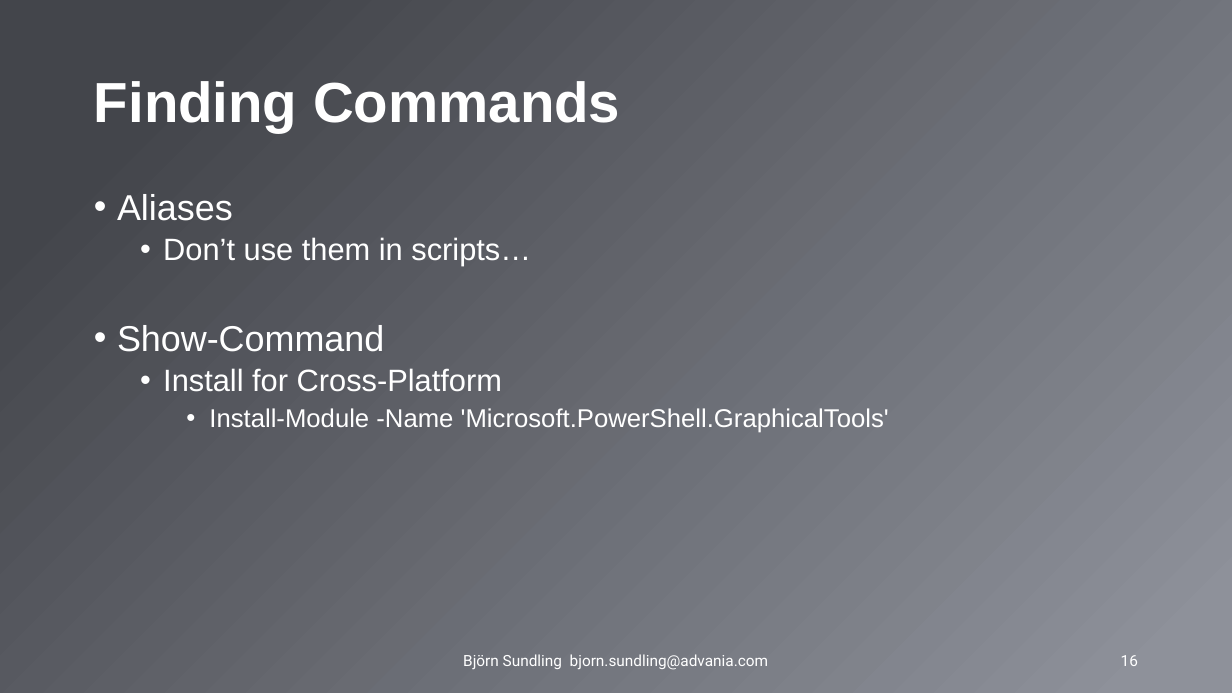
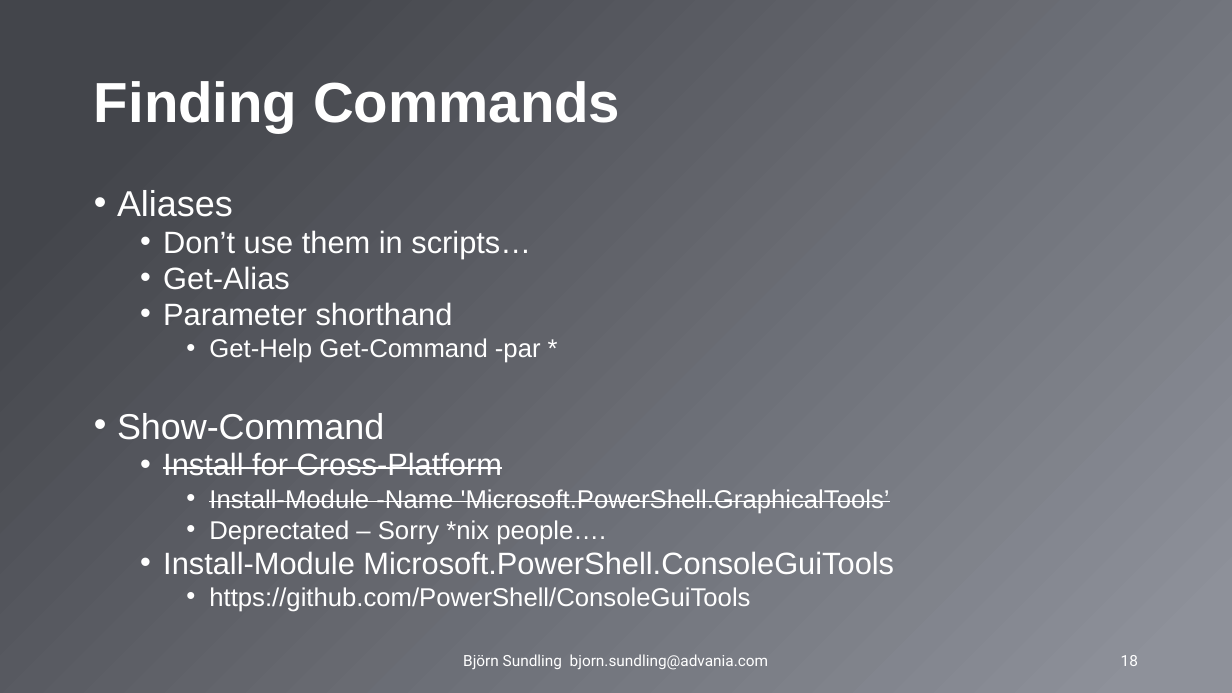
Before and after one commit to AdvaniaSE/PowerShellFundamentals, a slide deck: slide 18 of PowerShell Fundamentals.pptx (slide 16 before the commit). Drawn at 1232x693 pixels with LibreOffice and Linux fonts; fonts in the diff are those of the drawing; background and template pictures are left out. Boxes give left, top, right and bottom in pixels: in the first picture for what was removed or moved away, otherwise in the second. Text is boxed around its words. In the diff, an @@ line names an element or a change of style, - is before the commit and + after.

Commit message:
Update pptx

```diff
--- a/PowerShell Fundamentals.pptx
+++ b/PowerShell Fundamentals.pptx
@@ text at <box>117,190,531,476</box>: strikethrough on in "Install for Cross-Platform"; line spacing 0.9 to 0.8 @@
@@ text at <box>163,266,541,363</box>: paragraphs added @@
+  • Get-Alias
+  • Parameter shorthand
+    • Get-Help Get-Command -par *
@@ text at <box>163,489,894,611</box>: text changed @@
-    • Install-Module -Name 'Microsoft.PowerShell.GraphicalTools'
+    • Install-Module -Name 'Microsoft.PowerShell.GraphicalTools’
+    • Deprectated – Sorry *nix people….
+  • Install-Module Microsoft.PowerShell.ConsoleGuiTools
+    • https://github.com/PowerShell/ConsoleGuiTools
```
Also in this commit, not shown: 4 other slides changed, 4 slides added.
